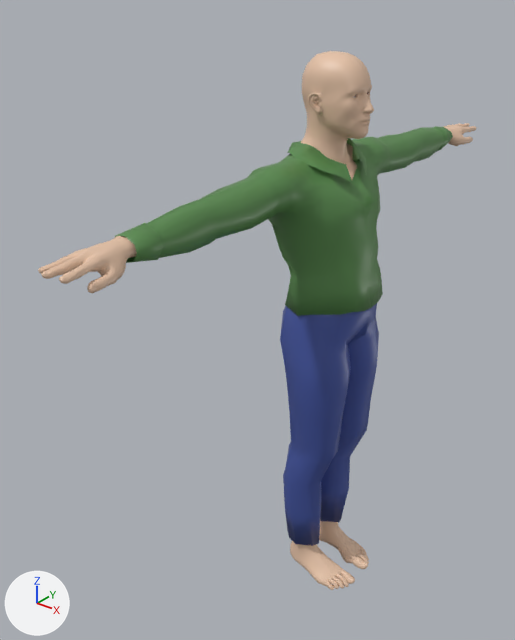
One commit to the COLLADA model ros2_packages/human_adapters/models/WalkingActor/meshes/walk.dae: the scene before it, then after it.
The view is the same before and after, from a 50 mm lens placed at (1.1, -1.67, 0.84), pointed at (-0.14, -0.11, -0.13). Arrows for +X, +Y and +Z are at lower left; the lights stay in place. The picture after the commit comes second. Where no turn or scale is listed for an object, it has been applied to the vertices. Vertices at exactly the same position are counted once.

Names of what the first picture shows: 'human'.
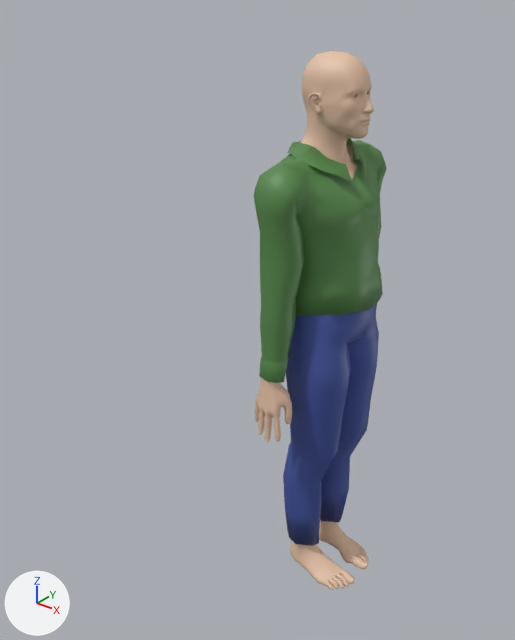
Pixel boxes (x1, y1, x2, y2) of what changed, in the pictures (515 x 640 px; the box of a moved part takes in the faces that stretch with it):
'human', reshaped (70% narrower): before (38, 51, 476, 590); after (254, 51, 386, 590)
part 1 of me_16, moved or reshaped: before (38, 51, 476, 293); after (254, 51, 386, 442)

Edits to the bpy script that builds the scene:
```text
Add mat_jeans_blue_material_003:
    mat_jeans_blue_material_003 = principled_material('jeans-blue-material.003')
    mat_jeans_blue_material_003.base_color = (0.0571, 0.0925, 0.351)  # blue #4456a0
Add mat_eyes_black_material_003:
    mat_eyes_black_material_003 = principled_material('eyes-black-material.003')
    mat_eyes_black_material_003.base_color = (0.0, 0.0, 0.0)  # black #000000
Add mat_skin_mat_material_003:
    mat_skin_mat_material_003 = principled_material('skin-mat-material.003')
    mat_skin_mat_material_003.base_color = (0.8, 0.551, 0.394)  # beige #e7c4a8
Add mat_eyes_white_material_003:
    mat_eyes_white_material_003 = principled_material('eyes-white-material.003')
    mat_eyes_white_material_003.base_color = (0.622, 0.621, 0.64)  # light grey #cfcfd1
Add mat_eyes_brown_material_003:
    mat_eyes_brown_material_003 = principled_material('eyes-brown-material.003')
    mat_eyes_brown_material_003.base_color = (0.197, 0.077, 0.0364)  # brown #7b4e36
Add mat_sweater_green_material_003:
    mat_sweater_green_material_003 = principled_material('sweater-green-material.003')
    mat_sweater_green_material_003.base_color = (0.0984, 0.255, 0.075)  # green #588a4d
Change me_16:
    used by ob_human; location = (0.034, 0.0, -0.203)
    remove me_16.from_pydata(...)  # 7786 vertices, 7940 faces; spans x -0.15..0.19, y -0.95..0.95, z -0.86..0.86
    remove me_16.materials.append(mat_eyes_white_material)  # light grey #cfcfd1
    remove me_16.materials.append(mat_eyes_brown_material)  # brown #7b4e36
    remove me_16.materials.append(mat_eyes_black_material)  # black #000000
    remove me_16.materials.append(mat_skin_mat_material)  # beige #e7c4a8
    remove me_16.materials.append(mat_sweater_green_material)  # green #588a4d
    remove me_16.materials.append(mat_jeans_blue_material)  # blue #4456a0
    add me_16.from_pydata(...)  # 7786 vertices, 15558 faces; spans x -0.15..0.19, y -0.27..0.3, z -0.86..0.86
    me_16 part 1: 71 vertices moved within x -0.09..0.11, y -0.07..0.07, z 0.54..0.86; 2692 vertices removed from x -0.11..0.04, y -0.95..0.95, z 0.46..0.6; 2692 vertices added at x -0.11..0.04, y -0.27..0.3, z -0.23..0.58
    other edits to the shape of me_16 do not show in these pictures
    add me_16.materials.append(mat_eyes_white_material_003)  # light grey #cfcfd1
    add me_16.materials.append(mat_eyes_brown_material_003)  # brown #7b4e36
    add me_16.materials.append(mat_eyes_black_material_003)  # black #000000
    add me_16.materials.append(mat_skin_mat_material_003)  # beige #e7c4a8
    add me_16.materials.append(mat_sweater_green_material_003)  # green #588a4d
    add me_16.materials.append(mat_jeans_blue_material_003)  # blue #4456a0
```
